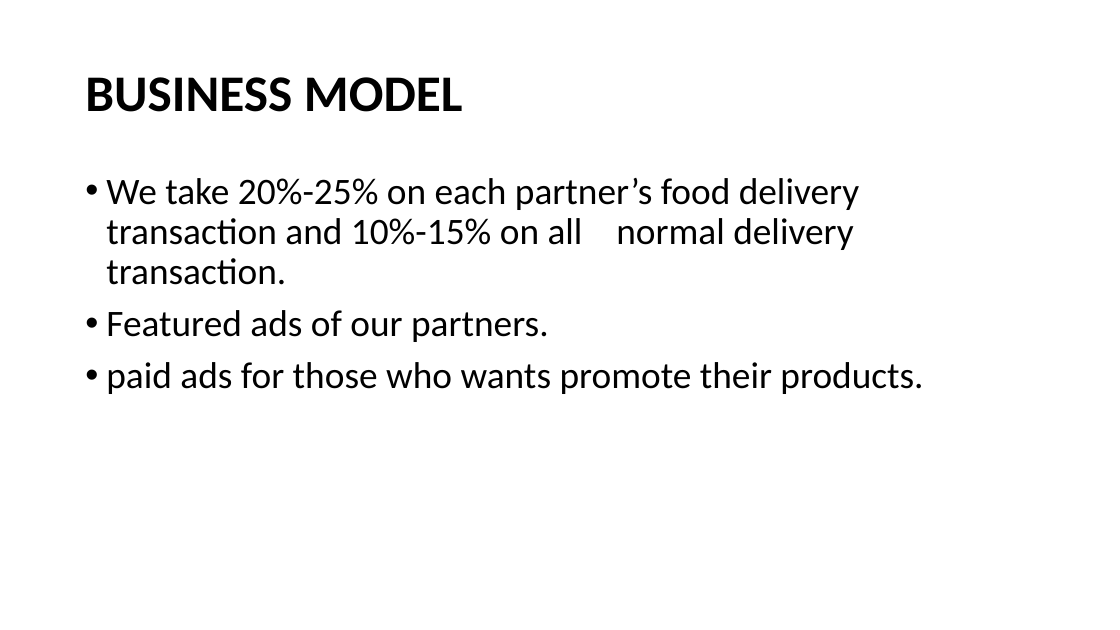
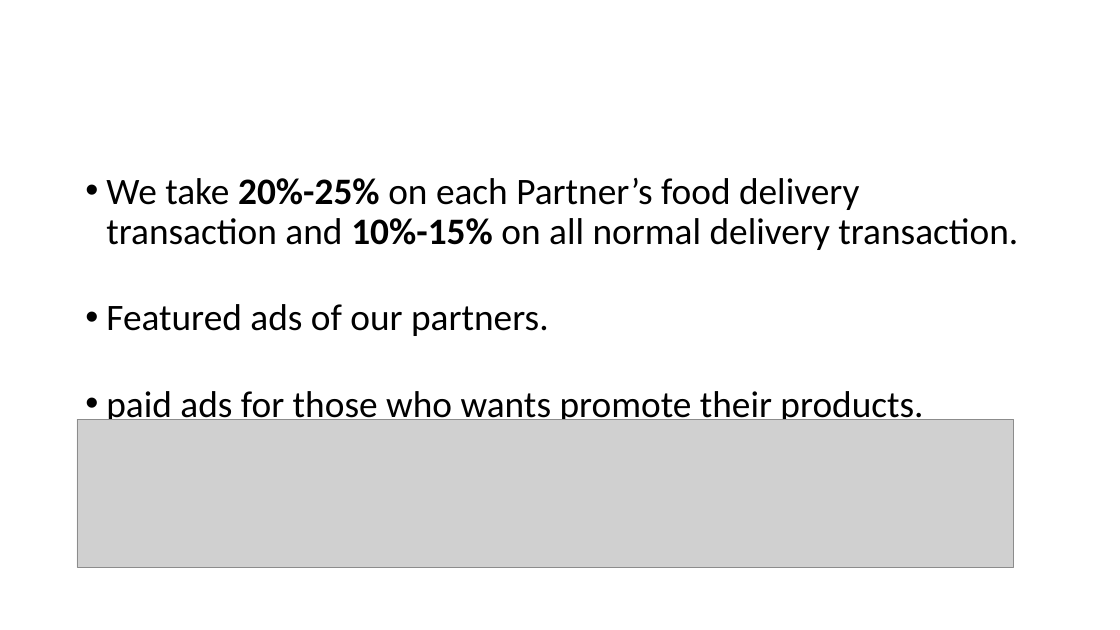
Before and after one commit to Pasabuy-App/Xamarin-App, a slide deck: slide 8 of docs/Project-Investor-Pitch.pptx. Drawn at 1120x630 pixels with LibreOffice and Linux fonts; fonts in the diff are those of the drawing; grey boxes stand for pictures; background and template pictures are left out. Boxes give left, top, right and bottom in pixels: in the first picture for what was removed or moved away, otherwise in the second. Text is boxed around its words. In the diff, an @@ line names an element or a change of style, - is before the commit and + after.

```diff
--- a/docs/Project-Investor-Pitch.pptx
+++ b/docs/Project-Investor-Pitch.pptx
@@ title "BUSINESS MODEL" at (x1=77, y1=34, x2=1044, y2=155): text colour #000000 to #FFFFFF; alignment left to centre @@
@@ text at (x1=106, y1=178, x2=1018, y2=250): text changed @@
-• We take 20%-25% on each partner’s food delivery transaction and 10%-15% on all normal delivery transaction.
+• We take 20%-25% on each Partner’s food delivery transaction and 10%-15% on all normal delivery transaction.
@@ picture added at (x1=77, y1=419, x2=1014, y2=568) @@
```
Also in this commit, not shown: 13 other slides changed, 1 slide added, 1 other file.
